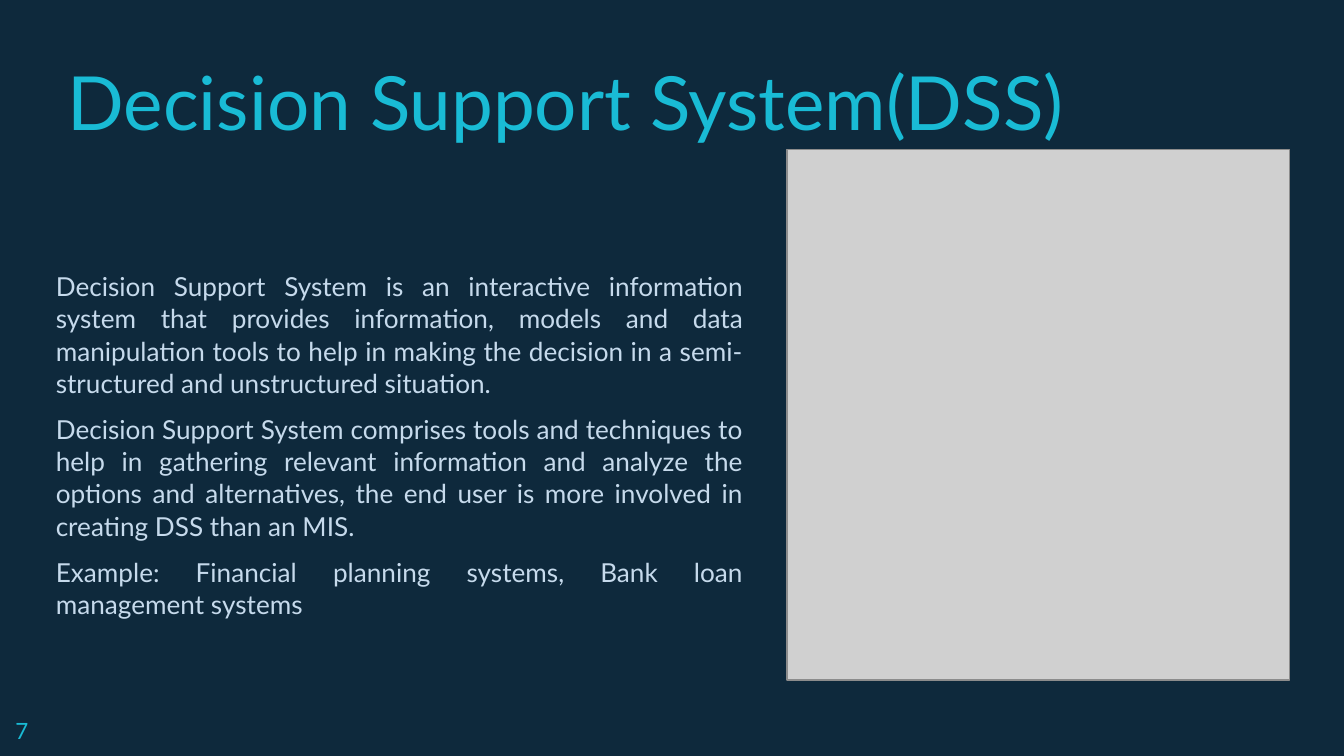
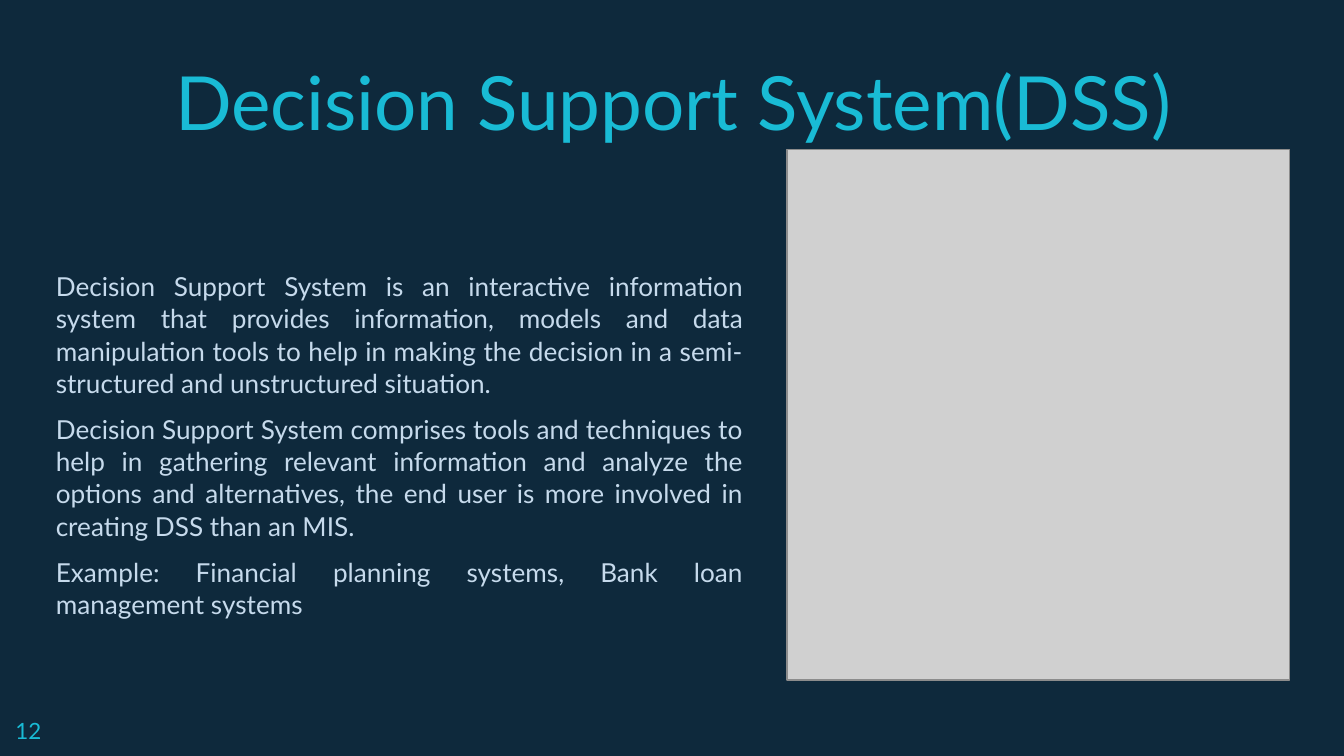
Before and after one commit to Andipstha/SAD-presentation, a slide deck: slide 12 of sad.pptx (slide 7 before the commit). Drawn at 1344x756 pixels with LibreOffice and Linux fonts; fonts in the diff are those of the drawing; grey boxes stand for pictures. Boxes give left, top, right and bottom in pixels: in the first picture for what was removed or moved away, otherwise in the second. Text is boxed around its words. In the diff, an @@ line names an element or a change of style, - is before the commit and + after.

```diff
--- a/sad.pptx
+++ b/sad.pptx
@@ title "Decision Support System(DSS)": place and size @@
-title "Decision Support System(DSS)" at <box>68,72,1063,143</box>
+title "Decision Support System(DSS)" at <box>175,72,1171,143</box>
@@ title "Decision Support System(DSS)" at <box>175,72,1171,143</box>: alignment left to centre @@
@@ page number at <box>15,723,41,739</box>: text changed @@
-7
+12
```
Also in this commit, not shown: 26 other slides changed, 10 slides added, 4 slides removed, 1 other file.
